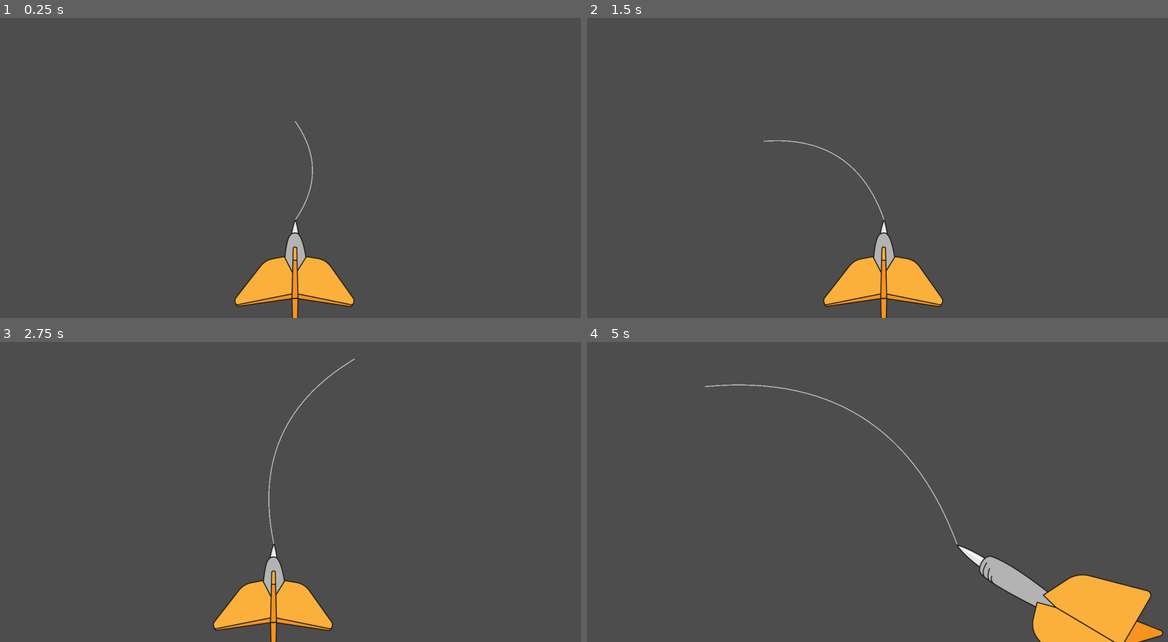
Above: before the commit, frames 1-4 (two rows, left to right).
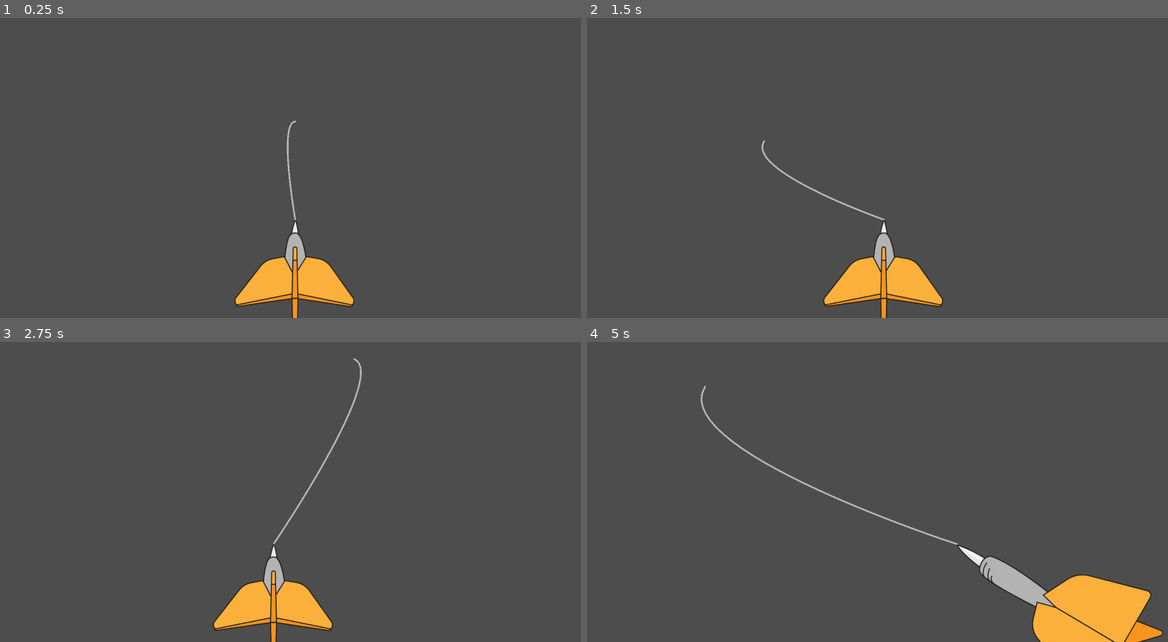
Above: after the commit, the same moments.

Repository: Balatzar/CountryCollector
Game: Godot game, scene res://Scenes/Dart.tscn
Same seed, same stepped clock (60 frames per second), same inputs: the game is played once before the commit and once after it. The project has no main scene, so this scene is started directly.
Inputs (mouse positions are in pixels of both pictures, inside the frame that each line leads up to):
- Up to frame 1 (0.25 s): no input
- Up to frame 2 (1.5 s): tap Enter at 0.5 s; move the mouse to (1011, 102) at 0.52 s; click (1011, 102) at 0.67 s; move the mouse to (761, 141) at 1.27 s; click (761, 141) at 1.42 s
- Up to frame 3 (2.75 s): move the mouse to (354, 360) at 2.02 s; click (354, 360) at 2.17 s
- Up to frame 4 (5 s): move the mouse to (854, 525) at 2.77 s; click (854, 525) at 2.92 s; move the mouse to (1057, 504) at 3.52 s; click (1057, 504) at 3.67 s; move the mouse to (703, 387) at 4.27 s; click (703, 387) at 4.42 s

The runs differ from the first frame. In frame 1, 0.2% of the frame differs, in the area x 49-54%, y 34-68%; in frame 2, 0.3%; in frame 3, 0.4%; in frame 4, 0.7%, in the area x 19-64%, y 14-68%.

Commit message:
yeah boy bz

Diff:
--- a/Scenes/Dart.tscn
+++ b/Scenes/Dart.tscn
@@ -12,7 +12,12 @@
 perspective_damping = 0.5
 bottom_offset = 10.0
 damping = 0.05
-min_arch_factor = 0.5
+trajectory_width = 5.0
+min_arch_factor = 1.0
+start_handle_strength = -1.0
+end_handle_strength = 0.5
+start_forward_bias = 0.0
+end_backward_bias = 0.0
 
 [node name="SpriteLeft" type="Sprite2D" parent="."]
 position = Vector2(-12, -299)
--- a/Scenes/dart.gd
+++ b/Scenes/dart.gd
@@ -19,6 +19,11 @@
 @export var trajectory_resolution: int = 30  ## Number of points in the curve (smoothness)
 @export var min_arch_factor: float = 0.05  ## Arch amount for downward throws (taut)
 @export var max_arch_factor: float = 0.35  ## Arch amount for upward throws (arched)
+# Asymmetric handle tuning (cubic Bézier)
+@export var start_handle_strength: float = 1.0   ## Multiplier for start handle length (relative to base arch)
+@export var end_handle_strength: float = 0.35    ## Multiplier for end handle length (weaker for perspective)
+@export var start_forward_bias: float = 0.10     ## Small along-trajectory bias at the start (0..0.5)
+@export var end_backward_bias: float = 0.05      ## Small backward bias on the end handle (0..0.5)
 # Per-sprite tip offsets in local coordinates relative to each Sprite2D
 @export var tip_offset_left: Vector2 = Vector2(0, -300)
 @export var tip_offset_center: Vector2 = Vector2(0, -300)
@@ -149,48 +154,54 @@
 
 
 func _generate_bezier_curve(start: Vector2, end: Vector2, resolution: int) -> PackedVector2Array:
-	## Generates a quadratic Bézier curve from start to end with dynamic control point
-	## The control point is calculated based on the vertical direction to create
-	## taut curves for downward throws and arched curves for upward throws
+	## Generates a cubic Bézier curve with asymmetric handles for perspective
+	## Stronger handle near the start, weaker near the end.
 
 	var points: PackedVector2Array = PackedVector2Array()
 
-	# Calculate direction and distance
-	var direction: Vector2 = (end - start).normalized()
-	var distance: float = start.distance_to(end)
-
-	# Vertical factor: positive when aiming upward, negative when aiming downward
-	# In Godot, negative Y is up, so we negate direction.y
-	var vertical_factor: float = -direction.y
-
-	# Map vertical factor to arch amount
-	# Upward throws (vertical_factor > 0) get more arch
-	# Downward throws (vertical_factor < 0) get less arch (taut)
+	# Direction and distance
+	var direction: Vector2 = (end - start)
+	var distance: float = max(0.001, direction.length())
+	var dir: Vector2 = direction / distance
+
+	# Vertical factor: positive when aiming upward (screen -Y)
+	var vertical_factor: float = -dir.y
 	var normalized_factor: float = clamp(vertical_factor, -1.0, 1.0)
 	var arch_amount: float = lerp(min_arch_factor, max_arch_factor, (normalized_factor + 1.0) / 2.0)
 
-	# Calculate control point: ahead along the shot, offset upward by a normal
-	var midpoint: Vector2 = start.lerp(end, 0.5)
-	var normal: Vector2 = Vector2(-direction.y, direction.x)  # 90deg CCW
-	# Ensure the normal points upward on screen (negative Y). Flip if not.
-	if normal.y > 0.0:
-		normal = -normal
-	var control_point: Vector2 = midpoint + normal * distance * arch_amount
-
-	# Generate curve points using quadratic Bézier formula
-	# B(t) = (1-t)²P₀ + 2(1-t)tP₁ + t²P₂
+	# Upward-pointing normal (flip if needed)
+	var n: Vector2 = Vector2(-dir.y, dir.x)
+	if n.y > 0.0:
+		n = -n
+
+	# Handle lengths (asymmetric)
+	var base_len: float = distance * arch_amount
+	var len_start: float = base_len * max(0.0, start_handle_strength)
+	var len_end: float = base_len * max(0.0, end_handle_strength)
+
+	# Small forward/backward bias scaled by arch so downward shots remain taut
+	var f_start: float = distance * start_forward_bias * arch_amount
+	var f_end: float = distance * end_backward_bias * arch_amount
+
+	# Cubic control points
+	var p0: Vector2 = start
+	var p3: Vector2 = end
+	var p1: Vector2 = p0 + n * len_start + dir * f_start
+	var p2: Vector2 = p3 - dir * f_end - n * len_end
+
+	# Sample cubic Bézier
 	for i in range(resolution + 1):
 		var t: float = float(i) / float(resolution)
-		var one_minus_t: float = 1.0 - t
-
+		var omt: float = 1.0 - t
+		var omt2: float = omt * omt
+		var t2: float = t * t
 		var point: Vector2 = (
-			one_minus_t * one_minus_t * start +
-			2.0 * one_minus_t * t * control_point +
-			t * t * end
+			omt2 * omt * p0 +
+			3.0 * omt2 * t * p1 +
+			3.0 * omt * t2 * p2 +
+			t2 * t * p3
 		)
-
 		points.append(point)
-
 	return points
 
 
